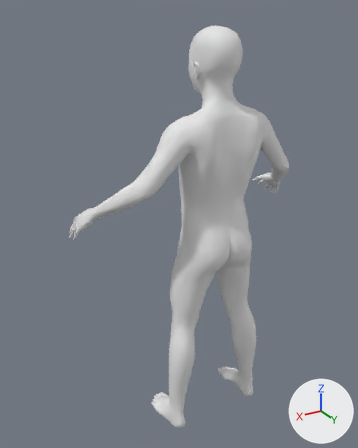
One commit to the glTF model game/assets/humans/human_male_young.glb: the scene before it, then after it.
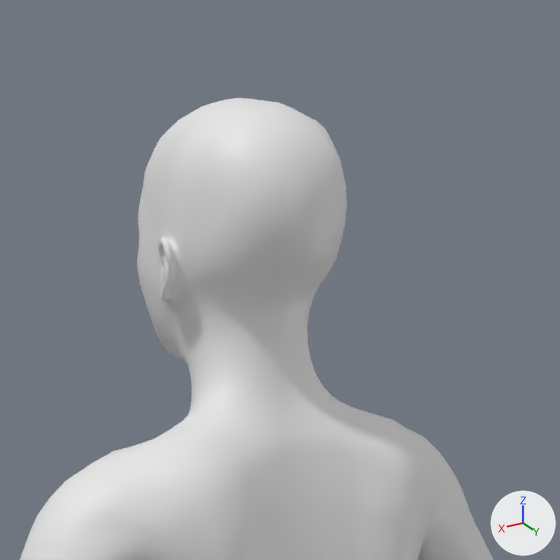
Old and new are each drawn whole from a 50 mm camera at (0.906, 1.246, 1.457) aimed at (0.062, -0.16, 0.754) and again close up on the part from 43% to 83% of the width and 0% to 32% of the height. Every picture has the same lights, and +X, +Y and +Z are marked at lower right. The last two pictures show the newer version. Materials are left out; every surface is plain grey. Vertices at exactly the same position are counted once.

Objects in the first close-up: 'Body'.
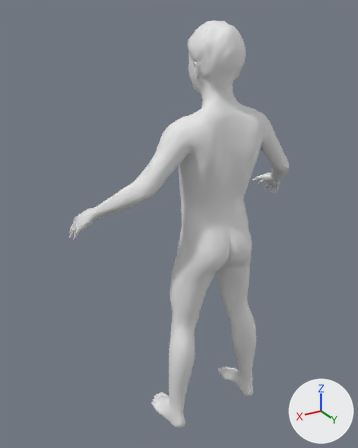
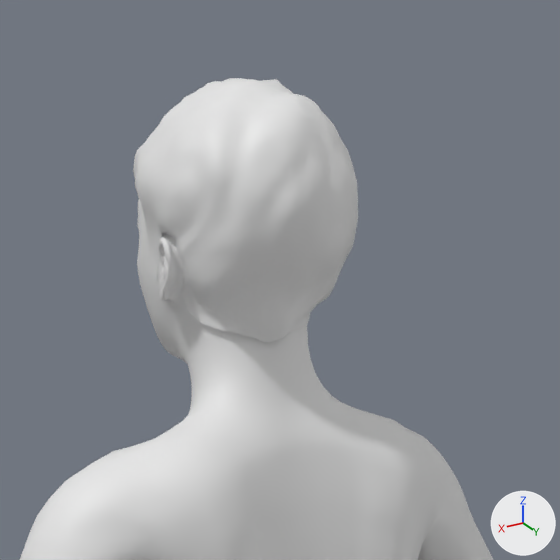
Boxes [x1, y1, x2, y2] around the edits, measured in the close-ups (560 x 560 px):
'Body', reshaped
    before: [20, 98, 493, 560]
    after: [20, 78, 493, 560]
part 1 of me_mesh_0, added
    after: [133, 78, 358, 343]

Diff of the bpy script that builds the scene:
```diff
--- a/game/assets/humans/human_male_young.glb.py
+++ b/game/assets/humans/human_male_young.glb.py
@@ me_mesh_0 @@
 # used by ob_body; location = (0.0, 0.0, 0.0)
-me_mesh_0.from_pydata(...)  # 13380 vertices, 26756 faces; spans x -0.443..0.443, y -0.289..0.08, z 0.002..1.417
+me_mesh_0.from_pydata(...)  # 15355 vertices, 30464 faces; spans x -0.443..0.443, y -0.289..0.08, z 0.002..1.43
+# me_mesh_0 part 1: a new loose piece of 1755 vertices spanning x -0.087..0.081, y -0.157..0.045, z 1.243..1.43
+# other edits to the shape of me_mesh_0 do not show in these pictures
```
